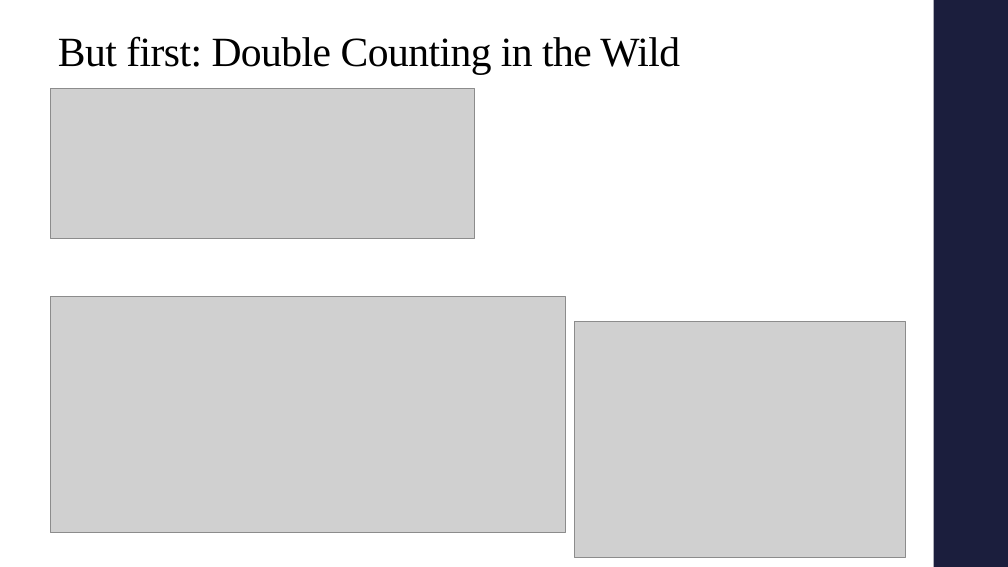
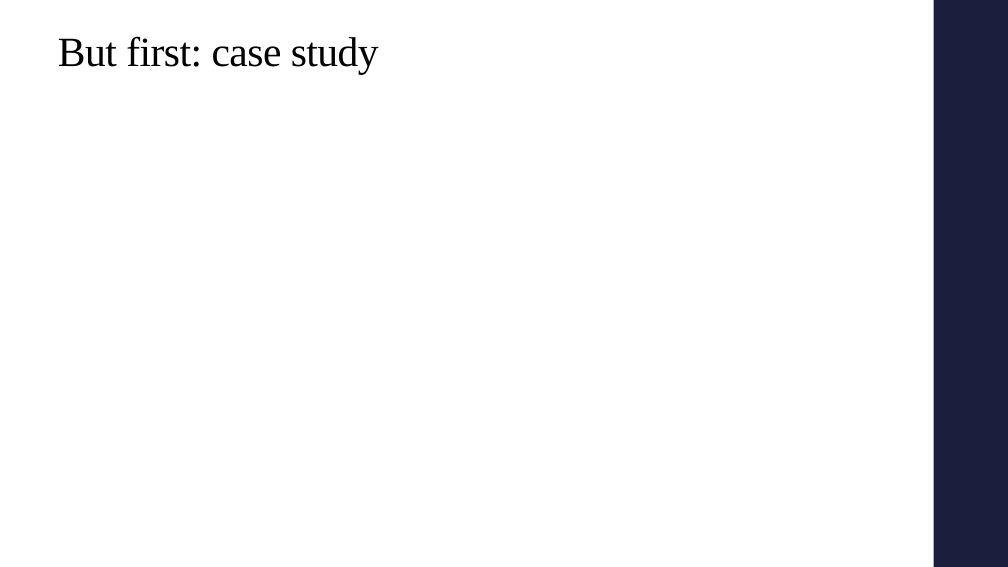
Before and after one commit to alex-hoagland/HAD5772, a slide deck: slide 3 of Lectures/Lecture02_Intro-to-R_DescriptiveStatistics/Lecture2_RIntro_Descriptives.pptx. Drawn at 1008x567 pixels with LibreOffice and Linux fonts; fonts in the diff are those of the drawing; grey boxes stand for pictures. Boxes give left, top, right and bottom in pixels: in the first picture for what was removed or moved away, otherwise in the second. Text is boxed around its words. In the diff, an @@ line names an element or a change of style, - is before the commit and + after.

```diff
--- a/Lectures/Lecture02_Intro-to-R_DescriptiveStatistics/Lecture2_RIntro_Descriptives.pptx
+++ b/Lectures/Lecture02_Intro-to-R_DescriptiveStatistics/Lecture2_RIntro_Descriptives.pptx
@@ title at [58, 36, 379, 75]: text changed @@
-But first: Double Counting in the Wild
+But first: case study
@@ picture removed at [51, 88, 475, 239] @@
@@ picture removed at [51, 297, 566, 533] @@
@@ picture removed at [575, 321, 906, 557] @@
```
Also in this commit, not shown: 3 other slides changed, 1 slide removed, 3 other files.
